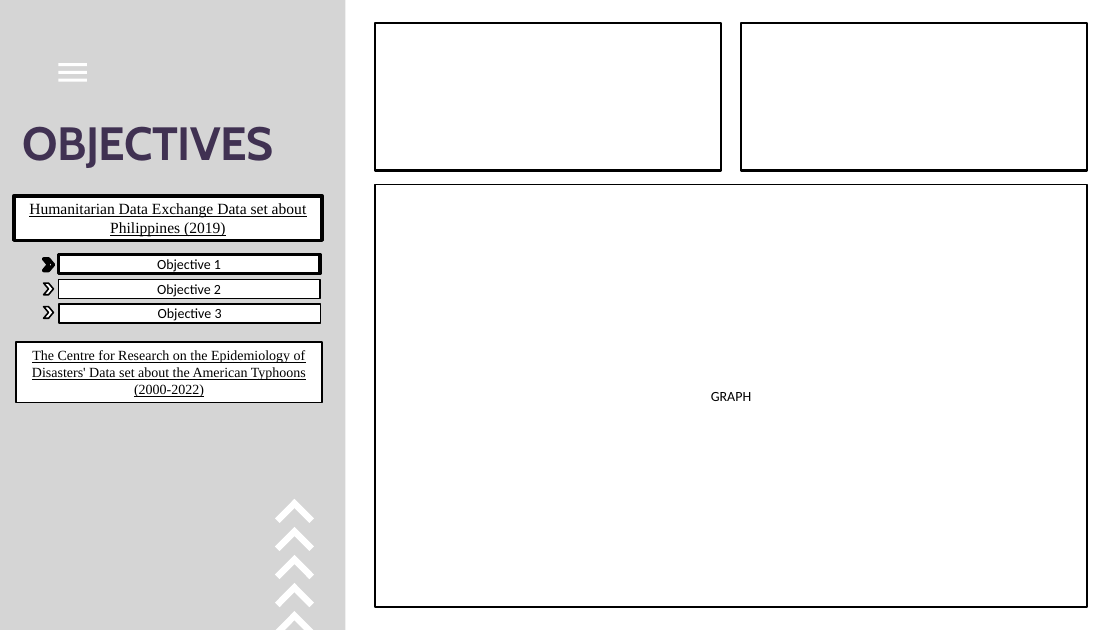
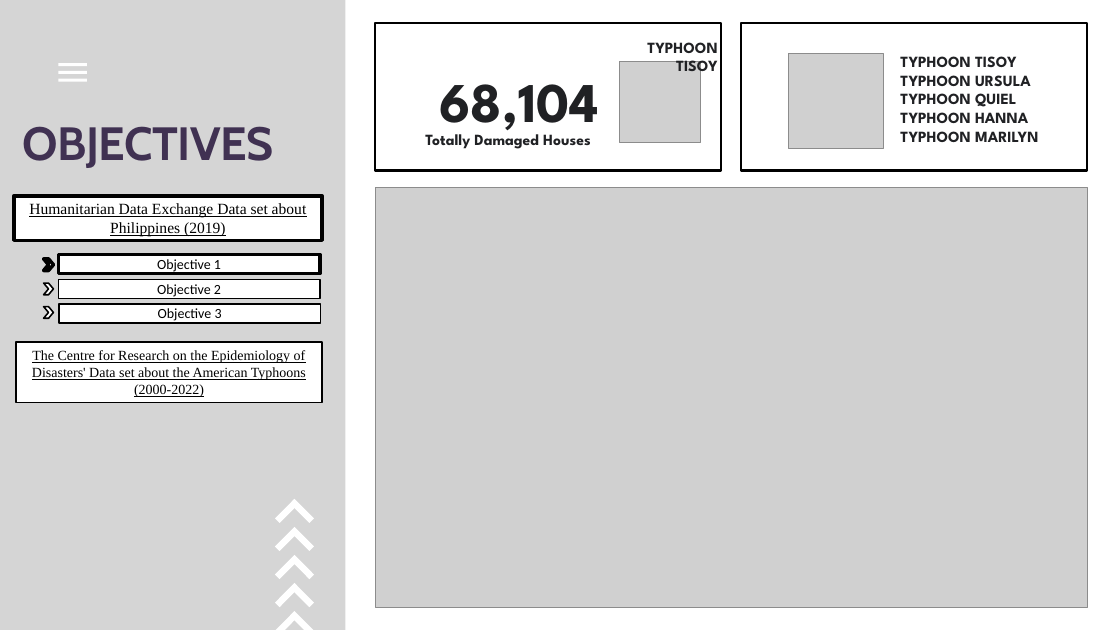
Before and after one commit to GEA960/ITBA-3207_TeamTyphoonAnalysts, a slide deck: slide 10 of Final PPT Template.pptx. Drawn at 1120x630 pixels with LibreOffice and Linux fonts; fonts in the diff are those of the drawing; grey boxes stand for pictures. Boxes give left, top, right and bottom in pixels: in the first picture for what was removed or moved away, otherwise in the second. Text is boxed around its words. In the diff, an @@ line names an element or a change of style, - is before the commit and + after.

```diff
--- a/Final PPT Template.pptx
+++ b/Final PPT Template.pptx
@@ text added at (647,42,718,77), 20 pt, text #202124, bold @@
+TYPHOON TISOY
@@ picture added at (788,54,883,148) @@
@@ text added at (900,56,1038,142), 20 pt, text #202124, bold @@
+TYPHOON TISOY TYPHOON URSULA
+TYPHOON QUIEL
+TYPHOON HANNA
+TYPHOON MARILYN
@@ text added at (439,84,599,139), 72 pt, text #202124, bold @@
+68,104
@@ picture added at (619,62,700,142) @@
@@ text added at (425,134,591,149), 20 pt, text #202124, bold @@
+Totally Damaged Houses
@@ rectangle removed at (375,184,1088,607) @@
-GRAPH
@@ picture added at (375,187,1088,607) @@
```
Also in this commit, not shown: 7 other slides changed.
